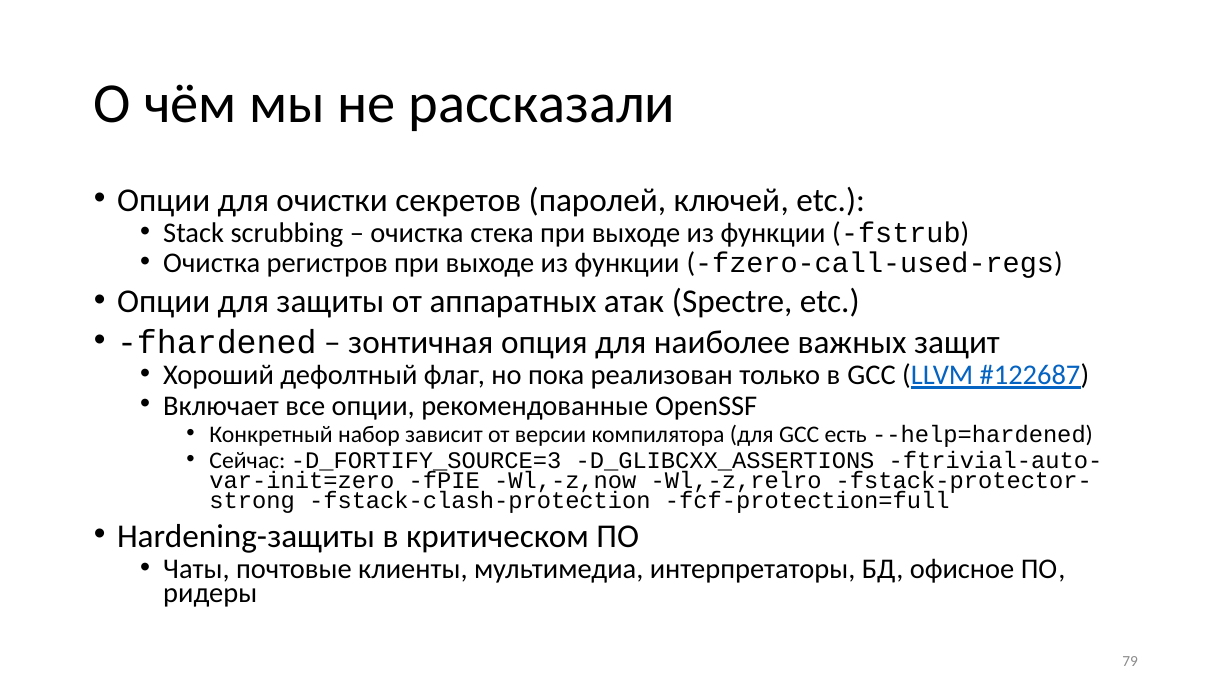
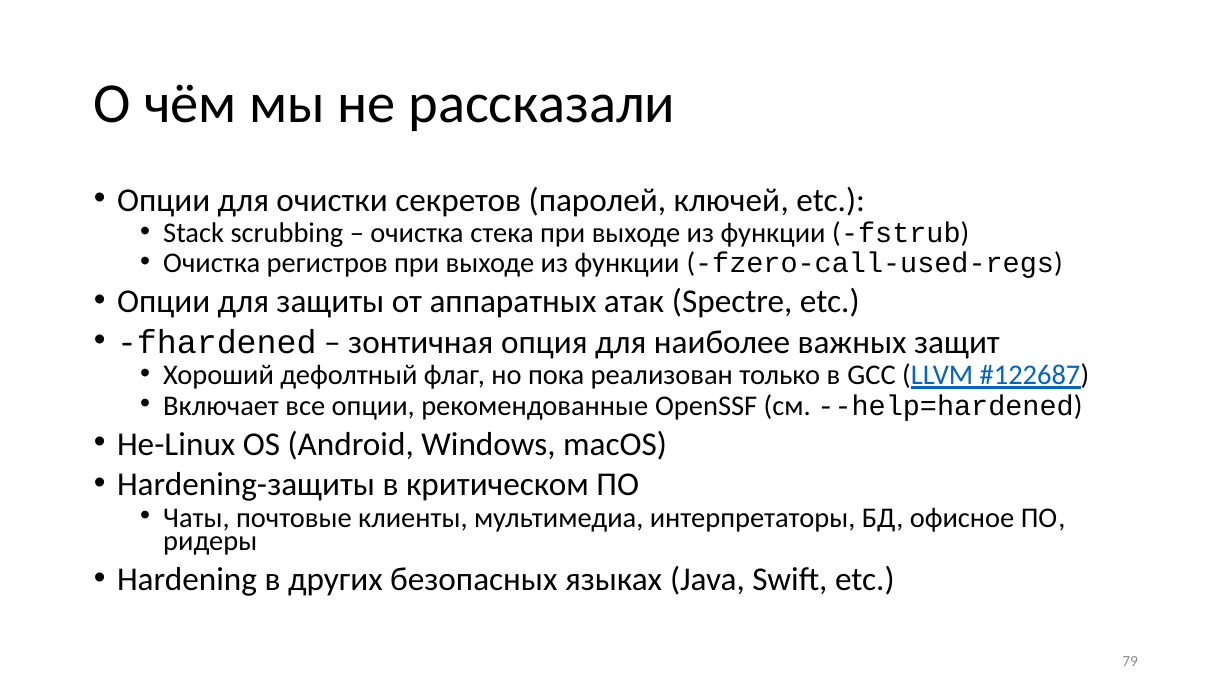
Before and after one commit to yugr/slides, a slide deck: slide 79 of CppZeroCost/2025/RU.pptx. Drawn at 1232x693 pixels with LibreOffice and Linux fonts; fonts in the diff are those of the drawing. Boxes give left, top, right and bottom in pixels: in the first picture for what was removed or moved away, otherwise in the second. Text is boxed around its words. In the diff, an @@ line names an element or a change of style, - is before the commit and + after.

```diff
--- a/CppZeroCost/2025/RU.pptx
+++ b/CppZeroCost/2025/RU.pptx
@@ text at box(117, 394, 1082, 460): text changed; size 18.5 to 22.2 pt; font Courier New to Calibri @@
-  • Включает все опции, рекомендованные OpenSSF
-    • Конкретный набор зависит от версии компилятора (для GCC есть --help=hardened)
-    • Сейчас: -D_FORTIFY_SOURCE=3 -D_GLIBCXX_ASSERTIONS -ftrivial-auto-var-init=zero -fPIE -Wl,-z,now -Wl,-z,relro -fstack-protector-strong -fstack-clash-protection -fcf-protection=full
+  • Включает все опции, рекомендованные OpenSSF (см. --help=hardened)
+• Не-Linux OS (Android, Windows, macOS)
@@ text at box(117, 566, 895, 596): paragraph added @@
+• Hardening в других безопасных языках (Java, Swift, etc.)
```
Also in this commit, not shown: 14 other slides changed, 2 other files.
